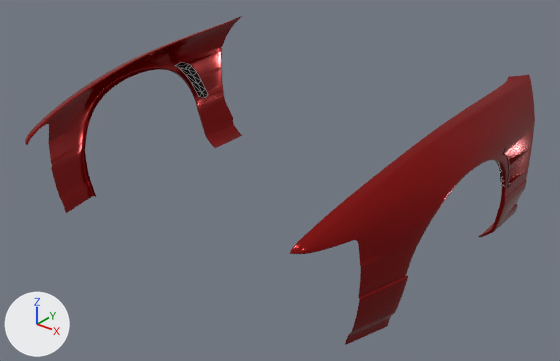
The glTF model content/cars/nissan_rs13/frontfenders_originlabofujin.glb, before and after one commit.
Camera for both pictures: a camera (50 mm lens) standing at (1.85, -3.51, 1.62) and looking at (0.06, -1.27, 0.23). Lighting does not change. The marker at lower left points along +X, +Y and +Z. Mesh edges are drawn as thin lines on the coarser meshes. Where no turn or scale is listed for an object, it has been applied to the vertices.

Names of what the first picture shows: 'Cover', 'Fender'.
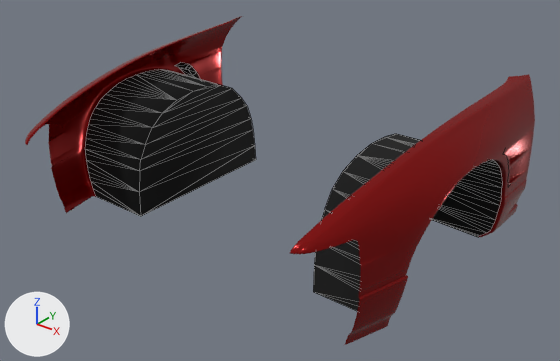
The change, as a list of edits to the scene's bpy script:
```text
Add mat_black_mate_001:
    mat_black_mate_001 = bpy.data.materials.new('Black Mate.001')
    # nodes: BsdfPrincipled, Mix, OutputMaterial, VertexColor
    # colours: black #000000
Add me_undercarriage:
    me_undercarriage.from_pydata(...)  # 154 vertices, 182 faces; spans x -0.83..0.83, y -1.58..-0.81, z 0.0..0.49
    me_undercarriage.materials.append(mat_black_mate_001)
Add ob_undercarriage:
    ob_undercarriage = bpy.data.objects.new('Undercarriage', me_undercarriage)
    ob_undercarriage.location = (0.0, 0.0, 0.0)
```

Changed parts and their boxes (x1, y1, x2, y2) in the pictures (560 x 361 px):
'Undercarriage', added: after (85, 69, 502, 311)
